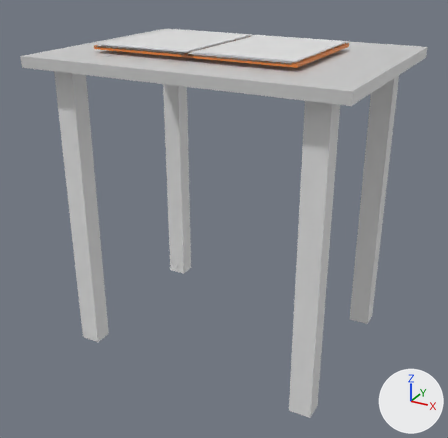
What one commit did to the Blender file Resource/Clear.blend.
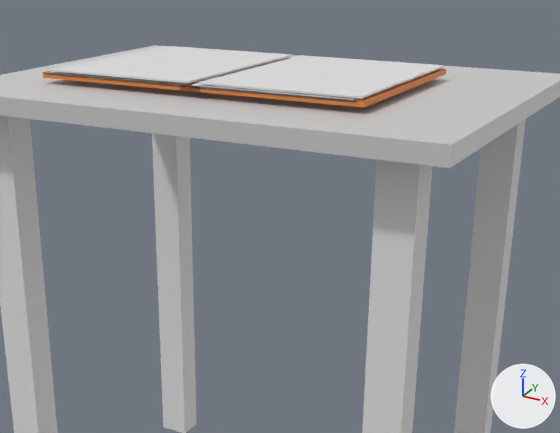
Each version is shown whole from a 50 mm camera at (4.57, -8.28, 2.3) aimed at (0.08, -0.11, -1.79), then close up on the part from 15% to 94% of the width and 0% to 62% of the height. Every picture has the same lights, and +X, +Y and +Z are marked at lower right.

Names of what the first close-up shows: '立方体.001', '立方体.002', '立方体.006', '立方体.008', '立方体.013', '立方体.014', '立方体.015', '立方体.016', '立方体.017'.
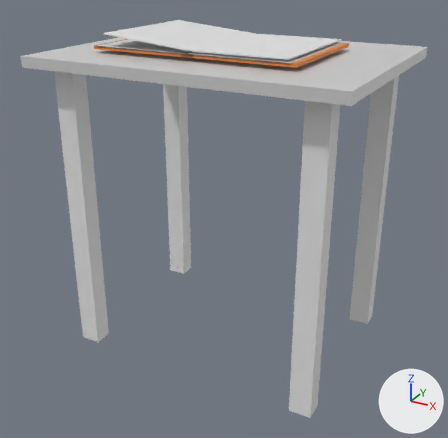
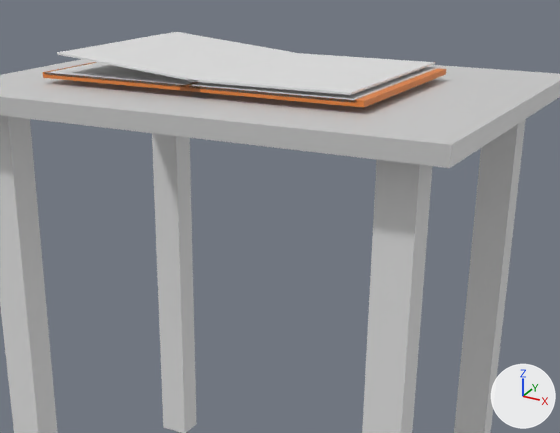
What differs and where, as boxes (x1, y1, x2, y2) in the close-ups (560 x 433 px):
'立方体.008', turned: before (198, 55, 444, 99); after (57, 32, 298, 81)
'立方体.006', turned: before (50, 46, 293, 83); after (188, 53, 435, 95)
'立方体.004', unchanged, uncovered by the edit: before (46, 58, 286, 87); after (46, 62, 193, 87)
'立方体.010', unchanged, uncovered by the edit: before (192, 83, 359, 101); after (192, 67, 438, 101)

Edits to the bpy script that builds the scene:
```text
Change ob_立方体_006:
    ob_立方体_006.rotation_euler: (0.0, 0.0, 0.0) -> (0.0, 3.139, 0.0)  # degrees (0, 0, 0) -> degrees (0, 180, 0)
Change ob_立方体_008:
    ob_立方体_008.rotation_euler: (0.0, 0.0, 0.0) -> (0.0, -3.049, 0.0)  # degrees (0, 0, 0) -> degrees (0, -175, 0)
```
